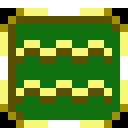
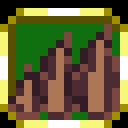
Two versions of the same layered image (128 x 128). Layer-by-layer changes:
moved "Background" above "Layer 2", painted on it over [8, 24, 120, 120]
painted on "Layer 2" over [8, 24, 120, 120]
